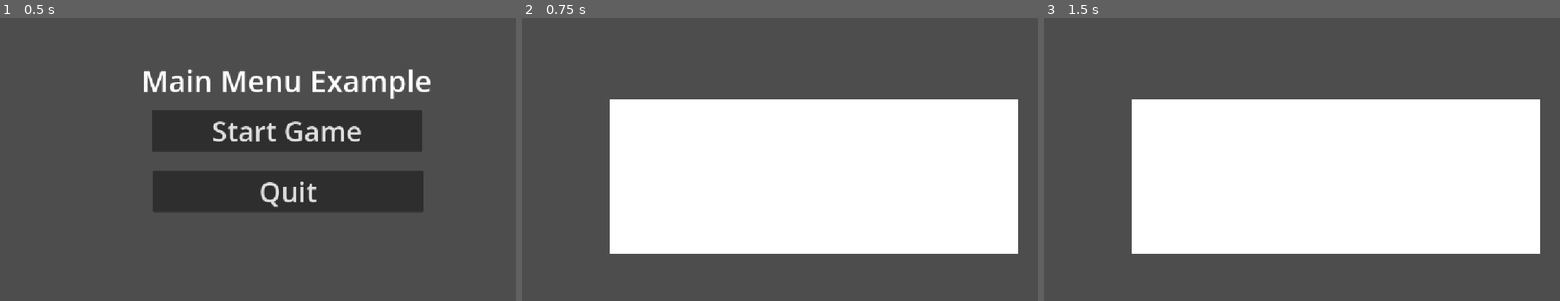
Above: before the commit, frames 1-3 (left to right).
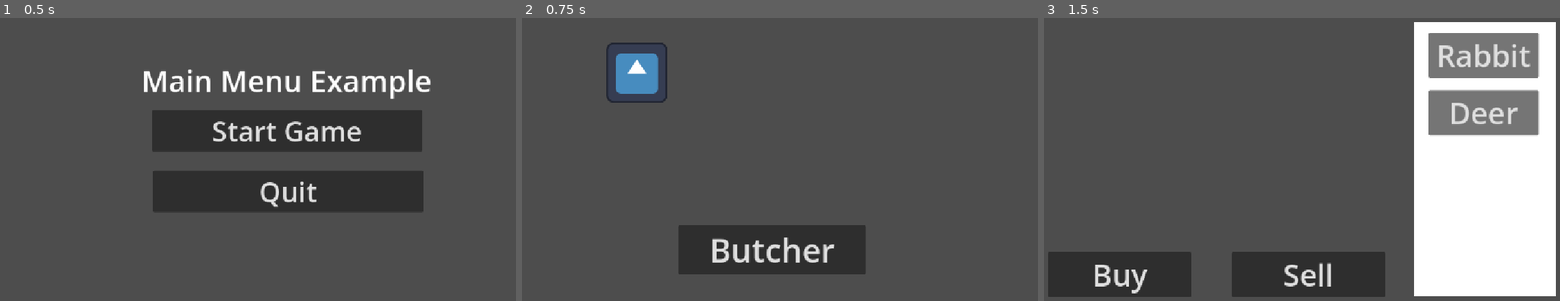
Above: after the commit, the same moments.

Repository: AMoreno0-0/GameDesignFinal
Game: Godot game, scene res://_Scenes/MainMenu.tscn
Same seed, same stepped clock (60 frames per second), same inputs: the game is played once before the commit and once after it. The engine's default icon, where the game draws it, is replaced by a stand-in: a white triangle on a blue panel in a dark square.
Inputs (mouse positions are in pixels of both pictures, inside the frame that each line leads up to):
- Up to frame 1 (0.5 s): no input
- Up to frame 2 (0.75 s): click "Start Game" at 0.5 s
- Up to frame 3 (1.5 s): click (1291, 250) at 1.25 s, where only the run after the commit has a clickable "Butcher"

Frame 1 is identical in both runs. In frame 2, 47% of the frame differs, in the area x 16-97%, y 8-91%; in frame 3, 55%, in the area x 0-100%, y 1-99%.

Commit message:
Add basic location changes, player hunger, animal hunting, and game manager for moon phases

Diff:
--- /dev/null
+++ b/game-design-prototype/_Scenes/ButcherInterior.tscn
@@ -0,0 +1,54 @@
+[gd_scene format=3 uid="uid://bndk24m2ud4ik"]
+
+[node name="ButcherInterior" type="Node2D" unique_id=2143274760]
+
+[node name="CanvasLayer" type="CanvasLayer" parent="." unique_id=2068720508]
+
+[node name="BuyButton" type="Button" parent="CanvasLayer" unique_id=210901071]
+anchors_preset = -1
+anchor_right = 0.071
+offset_left = 33.0
+offset_top = 522.0
+offset_right = 252.0
+offset_bottom = 617.0
+theme_override_font_sizes/font_size = 63
+text = "Buy"
+
+[node name="SellButton" type="Button" parent="CanvasLayer" unique_id=820338926]
+anchors_preset = -1
+anchor_right = 0.09
+offset_left = 419.0
+offset_top = 522.0
+offset_right = 638.0
+offset_bottom = 617.0
+theme_override_font_sizes/font_size = 63
+text = "Sell"
+
+[node name="ColorRect" type="ColorRect" parent="." unique_id=1413970331]
+offset_left = 800.99994
+offset_top = 38.0
+offset_right = 840.99994
+offset_bottom = 78.0
+scale = Vector2(7.48, 14.44)
+
+[node name="CanvasLayer" type="CanvasLayer" parent="ColorRect" unique_id=2002255089]
+
+[node name="Rabbit" type="Button" parent="ColorRect/CanvasLayer" unique_id=500598818]
+anchors_preset = -1
+anchor_right = 0.071
+offset_left = 833.0
+offset_top = 60.0
+offset_right = 982.0
+offset_bottom = 155.0
+theme_override_font_sizes/font_size = 63
+text = "Rabbit"
+
+[node name="Deer" type="Button" parent="ColorRect/CanvasLayer" unique_id=1279984631]
+anchors_preset = -1
+anchor_right = 0.071
+offset_left = 833.0
+offset_top = 181.0
+offset_right = 982.0
+offset_bottom = 276.0
+theme_override_font_sizes/font_size = 63
+text = "Deer"
--- /dev/null
+++ b/game-design-prototype/_Scenes/MapOverview.tscn
@@ -0,0 +1,70 @@
+[gd_scene format=3 uid="uid://sr0k0wc5c8na"]
+
+[ext_resource type="Script" uid="uid://dw7ep1jtbqxve" path="res://_Scripts/pause_menu.gd" id="1_6e5sq"]
+[ext_resource type="Texture2D" uid="uid://2c0xfxkxexj0" path="res://icon.svg" id="2_k2ulb"]
+[ext_resource type="Script" uid="uid://dmw1xnv3y8wpd" path="res://_Scripts/hunt_animals.gd" id="3_fyd6h"]
+[ext_resource type="Script" uid="uid://d2m8wbnle80we" path="res://_Scripts/change_location.gd" id="4_k2ulb"]
+
+[node name="MapOverview" type="Node2D" unique_id=1421246545]
+
+[node name="CanvasLayer" type="CanvasLayer" parent="." unique_id=1066288503]
+visible = false
+script = ExtResource("1_6e5sq")
+
+[node name="Title" type="RichTextLabel" parent="CanvasLayer" unique_id=1799435236]
+anchors_preset = -1
+anchor_left = 0.2
+anchor_top = 0.2
+anchor_right = 0.8
+anchor_bottom = 0.8
+offset_left = 17.59999
+offset_top = -14.600006
+offset_right = 57.599915
+offset_bottom = 25.400024
+grow_horizontal = 0
+theme_override_font_sizes/normal_font_size = 62
+text = "Pause Menu"
+horizontal_alignment = 1
+
+[node name="Start Button" type="Button" parent="CanvasLayer" unique_id=2113276034]
+anchors_preset = -1
+offset_left = 344.0
+offset_top = 223.0
+offset_right = 912.0
+offset_bottom = 310.0
+theme_override_font_sizes/font_size = 58
+text = "Continue"
+
+[node name="Quit Button" type="Button" parent="CanvasLayer" unique_id=1220253172]
+anchors_preset = -1
+anchor_left = 0.2
+anchor_top = 0.2
+anchor_right = 0.2
+anchor_bottom = 0.2
+offset_left = 115.59999
+offset_top = 221.4
+offset_right = 683.6
+offset_bottom = 308.4
+theme_override_font_sizes/font_size = 58
+text = "Quit"
+
+[node name="Sprite2D" type="Sprite2D" parent="." unique_id=1588541022]
+position = Vector2(266, 144)
+texture = ExtResource("2_k2ulb")
+script = ExtResource("3_fyd6h")
+
+[node name="CanvasLayer2" type="CanvasLayer" parent="." unique_id=1858380489]
+script = ExtResource("4_k2ulb")
+
+[node name="Butcher" type="Button" parent="CanvasLayer2" unique_id=49109560]
+anchors_preset = -1
+offset_left = 353.0
+offset_top = 466.0
+offset_right = 747.0
+offset_bottom = 569.0
+theme_override_font_sizes/font_size = 69
+text = "Butcher"
+
+[connection signal="button_down" from="CanvasLayer/Start Button" to="CanvasLayer" method="_on_start_button_button_down"]
+[connection signal="button_down" from="CanvasLayer/Quit Button" to="CanvasLayer" method="_on_quit_button_button_down"]
+[connection signal="button_down" from="CanvasLayer2/Butcher" to="CanvasLayer2" method="_on_butcher_button_down"]
--- /dev/null
+++ b/game-design-prototype/_Scripts/change_location.gd
@@ -0,0 +1,4 @@
+extends CanvasLayer
+
+func _on_butcher_button_down() -> void:
+	get_tree().change_scene_to_file("res://_Scenes/ButcherInterior.tscn")
--- /dev/null
+++ b/game-design-prototype/_Scripts/hunt_animals.gd
@@ -0,0 +1,19 @@
+extends Sprite2D
+
+# Called when the node enters the scene tree for the first time.
+func _ready() -> void:
+	pass # Replace with function body.
+
+func _input(event):
+	if event is InputEventMouseButton:
+		if event.button_index == MOUSE_BUTTON_LEFT and event.pressed:
+			if is_pixel_opaque(get_local_mouse_position()):
+				if randf() >= 0.25:
+					print("hit")
+				else:
+					print("miss")
+
+
+# Called every frame. 'delta' is the elapsed time since the previous frame.
+func _process(delta: float) -> void:
+	pass
--- a/game-design-prototype/_Scripts/main_menu.gd
+++ b/game-design-prototype/_Scripts/main_menu.gd
@@ -1,7 +1,7 @@
 extends CanvasLayer
 
 func _on_start_button_button_down() -> void:
-	get_tree().change_scene_to_file("res://_Scenes/Alahna.tscn")
+	get_tree().change_scene_to_file("res://_Scenes/MapOverview.tscn")
 
 
 func _on_quit_button_button_down() -> void:
--- /dev/null
+++ b/game-design-prototype/_Scripts/player_hunger.gd
@@ -0,0 +1,26 @@
+extends Node
+
+var hunger:int
+# Called when the node enters the scene tree for the first time.
+func _ready() -> void:
+	pass # Replace with function body.
+
+# Called every frame. 'delta' is the elapsed time since the previous frame.
+func _process(delta: float) -> void:
+	match MoonPhaseHandler.phase:
+		"new":
+			hunger = 3
+		"waning crescent":
+			hunger = 4
+		"first quarter":
+			hunger = 5
+		"waxing gibbous":
+			hunger = 7
+		"full":
+			hunger = 9
+		"waning gibbous":
+			hunger = 6
+		"last quarter":
+			hunger = 3
+		"waning crescent":
+			hunger = 2
--- /dev/null
+++ b/game-design-prototype/_Scripts/shop.gd
@@ -0,0 +1,11 @@
+extends Node
+
+
+# Called when the node enters the scene tree for the first time.
+func _ready() -> void:
+	pass # Replace with function body.
+
+
+# Called every frame. 'delta' is the elapsed time since the previous frame.
+func _process(delta: float) -> void:
+	pass
--- /dev/null
+++ b/game-design-prototype/moon_phase_handler.gd
@@ -0,0 +1,3 @@
+extends Node
+
+@export var phase:String = "new"
--- a/game-design-prototype/project.godot
+++ b/game-design-prototype/project.godot
@@ -18,6 +18,7 @@
 [autoload]
 
 PauseHandler="*uid://b52becryf4npc"
+MoonPhaseHandler="*uid://0lsykm80xqbc"
 
 [display]
 
@@ -31,6 +32,11 @@
 "events": [Object(InputEventKey,"resource_local_to_scene":false,"resource_name":"","device":-1,"window_id":0,"alt_press …(191 unchanged characters)…
 ]
 }
+left_click={
+"deadzone": 0.2,
+"events": [Object(InputEventMouseButton,"resource_local_to_scene":false,"resource_name":"","device":-1,"window_id":0,"alt_pressed":false,"shift_pressed":false,"ctrl_pressed":false,"meta_pressed":false,"button_mask":0,"position":Vector2(0, 0),"global_position":Vector2(0, 0),"factor":1.0,"button_index":1,"canceled":false,"pressed":false,"double_click":false,"script":null)
+]
+}
 
 [physics]
 
Not shown, added: game-design-prototype/_Scripts/change_location.gd.uid
Not shown, added: game-design-prototype/_Scripts/hunt_animals.gd.uid
Not shown, added: game-design-prototype/_Scripts/player_hunger.gd.uid
Not shown, added: game-design-prototype/_Scripts/shop.gd.uid
Not shown, added: game-design-prototype/moon_phase_handler.gd.uid
